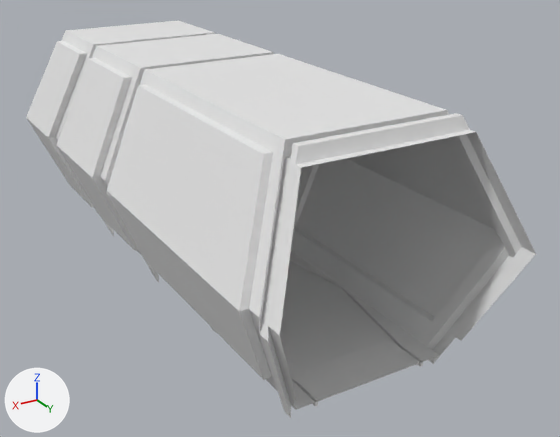
What one commit did to the FBX model ssvrpublic/Assets/Universal Assets/Models/HallOne_simple.fbx.
One viewpoint serves both versions: a 50 mm camera at (8.1, 14.1, 8.2) aimed at (-0.14, 0.37, 1.33). The axes (+X, +Y, +Z) are drawn at lower left. The lights are the same throughout. Vertices at the same position are counted once.

Objects in the first picture: 'Env'.
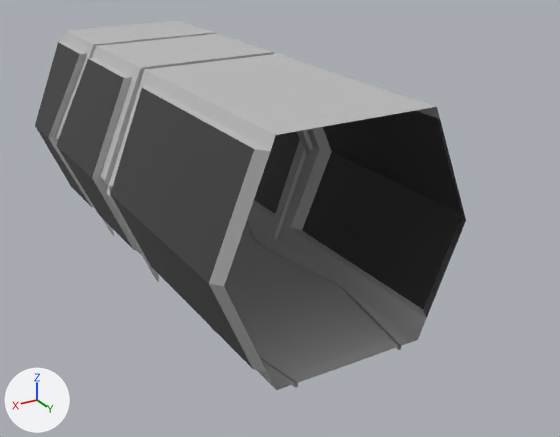
Where the newer file only moved an object's origin or applied its transform, the numbers keep the older frame.

The edits, one by one:
Material 'lambert2' (mat_lambert2) is new.
Its base color is (0.0455, 0.0455, 0.0455) (black #3c3c3c).
Material 'blinn1' (mat_blinn1) is new.
Its base color is (0.5, 0.5, 0.5) (grey #bcbcbc).
Its roughness is 0.749.
me_cube is used by ob_env; location (0.0, 0.0, 2.09).
me_cube had 447 vertices, 431 faces and spanned x -1.99..3.46, y -7.3..6.06, z -2.3..2.63.
me_cube now has 361 vertices, 343 faces and spans x -1.99..3.46, y -6.39..4.36, z -2.3..2.63.
Part 1, on me_cube:
92 vertices are removed from x -1.84..3.28, y 4.43..6.06, z -2.3..2.63.
100 faces are deleted.
3 vertices in x 2.58..3.45, y -0.67..-0.62, z -1.59..2.39 move by (0.0, 0.21, 0.0).
9 vertices move from x -1.99..3.45, y -0.67..5.17, z -1.59..2.39 to x -1.99..3.45, y -0.39..4.15, z -1.59..2.39.
6 vertices are added at (-0.98, 4.35, 2.39), (2.42, 4.35, 2.39), (-1.06, 4.35, -1.59), (2.5, 4.35, -1.59), (3.28, 4.36, 0.3), (-1.84, 4.36, 0.3).
12 new faces join them, mat_blinn1 (grey #bcbcbc).
Part 2, on me_cube:
6 vertices in x -1.97..3.46, y -7.3..-7.06, z 0.3 move by (0.0, 0.91, 0.0).
6 vertices in x -1.11..2.6, y -6.49..-6.29, z 2.39 move by (0.0, 0.1, 0.0).
6 vertices in x -1.19..2.68, y -6.56..-6.36, z -1.59 move by (0.0, 0.17, 0.0).
me_cube part 3: 4 faces spanning x -1.99..3.45, y -0.46..4.15, z -1.59..2.39 switch from mat_material (white #e7e7e7) to mat_lambert2 (black #3c3c3c).
me_cube part 4: 319 faces spanning x -1.99..3.46, y -6.39..4.35, z -2.3..2.63 switch from mat_material (white #e7e7e7) to mat_blinn1 (grey #bcbcbc).
me_cube part 5: 8 faces spanning x -1.97..3.46, y -6.19..-1.43, z -1.59..2.39 switch from mat_windows (white #e7e7e7) to mat_lambert2 (black #3c3c3c).

Location of each change, [x1, y1, x2, y2] in pixels of the pictures (560 x 437 px; the box of a moved part takes in the faces that stretch with it):
'Env', reshaped (15% narrower, 7% shorter): before [26, 20, 536, 418]; after [35, 20, 466, 390]
part 1 of me_cube, cut back: before [138, 72, 536, 418]; after [142, 72, 466, 388]
part 2 of me_cube, moved or reshaped: before [26, 31, 95, 208]; after [35, 31, 95, 208]
part 3 of me_cube, recoloured (white to black): [110, 88, 462, 369] in both
part 4 of me_cube, recoloured (white to grey): [48, 20, 437, 385] in both
part 5 of me_cube, recoloured (white to grey): [57, 59, 134, 250] in both
